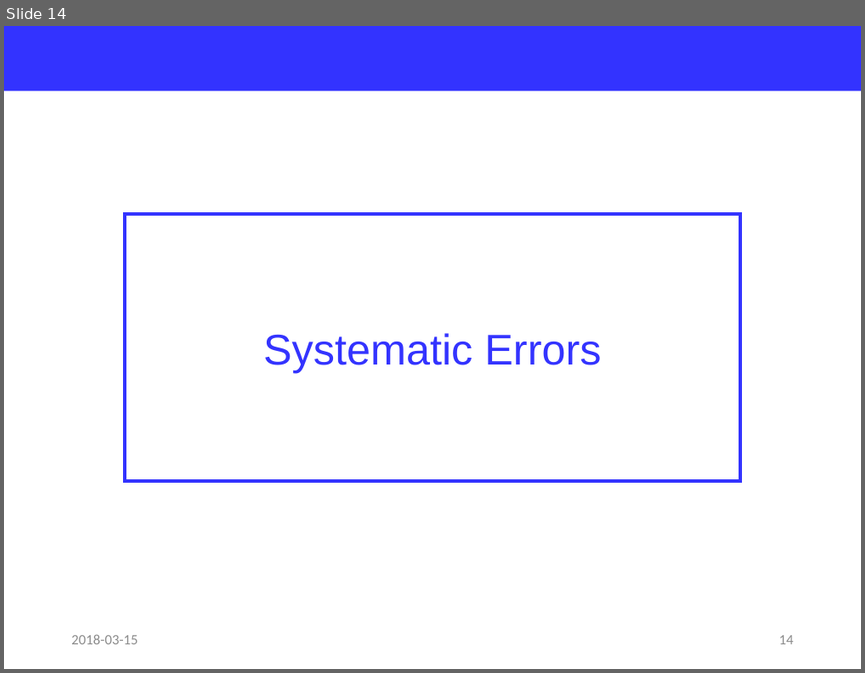
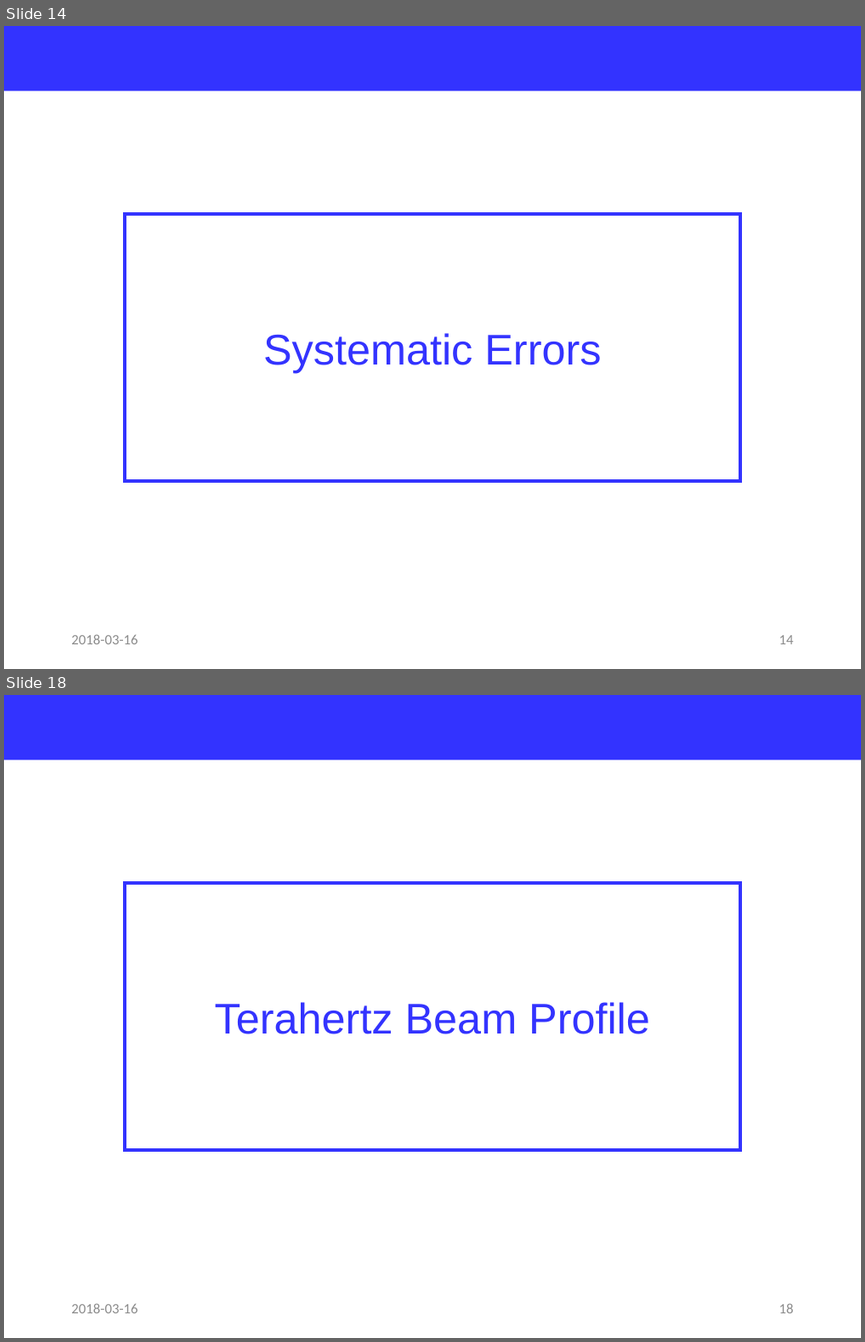
Before and after one commit to jglee96/NBTP_Lab, a slide deck: Terahertz Metrology/Ch3/Terahertz Metrology_Ch3.pptx. Shown one above the other, each under a label of ours: slide 14 before the commit, slides 14 and 18 after it; the slides between them are not shown. The pictures are 865x673 and 865x1342 pixels, drawn with LibreOffice and Linux fonts; fonts in the diff are those of the drawing. Boxes give left, top, right and bottom in pixels: in the first picture for what was removed or moved away, otherwise in the second. Text is boxed around its words. In the diff, an @@ line names an element or a change of style, - is before the commit and + after.

```diff
--- a/Terahertz Metrology/Ch3/Terahertz Metrology_Ch3.pptx
+++ b/Terahertz Metrology/Ch3/Terahertz Metrology_Ch3.pptx
@@ slide 18 added at (x1=4, y1=695, x2=861, y2=1338), background #FFFFFF @@
@@ rectangle added at (x1=4, y1=695, x2=861, y2=760), fill #3333FF @@
@@ rectangle added at (x1=125, y1=883, x2=741, y2=1150), outline #3333FF 3 pt, 36 pt, text #3333FF @@
+Terahertz Beam Profile
@@ text added at (x1=71, y1=1303, x2=137, y2=1313), 12 pt, text #8C8C8C @@
+2018-03-16
@@ page number added at (x1=779, y1=1303, x2=794, y2=1313), 12 pt, text #8C8C8C @@
+18
@@ slide 14 changed as well @@
@@ text at (x1=71, y1=634, x2=137, y2=644): text changed @@
-2018-03-15
+2018-03-16
```
Also in this commit, not shown: 14 other slides changed, 4 other slides added, 1 slide removed, 5 other files.
